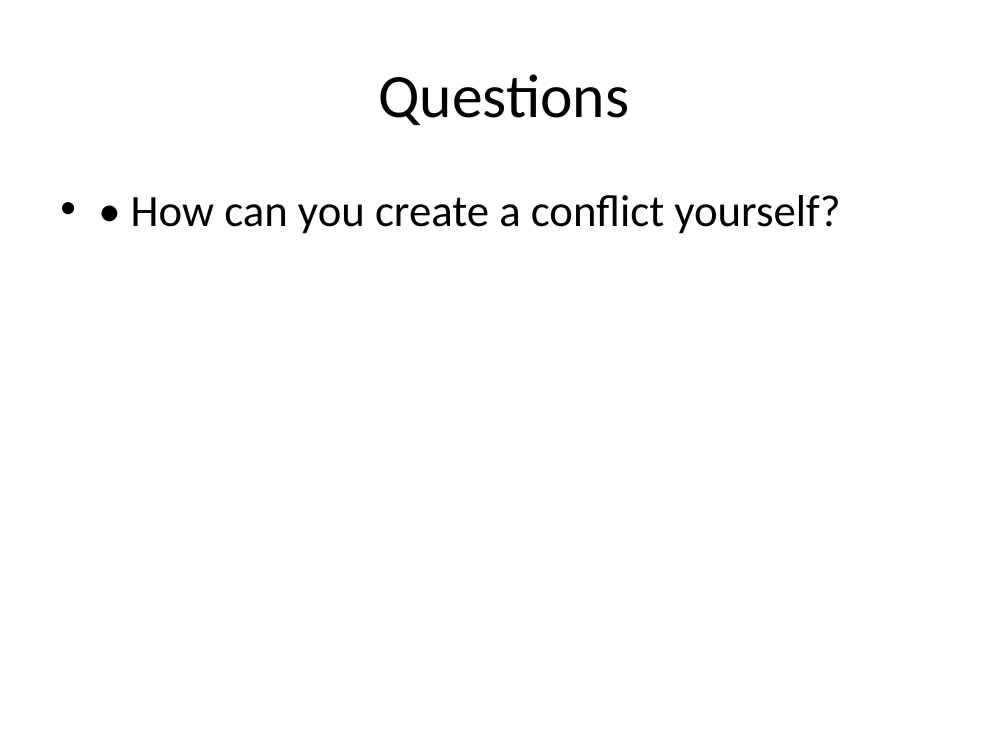
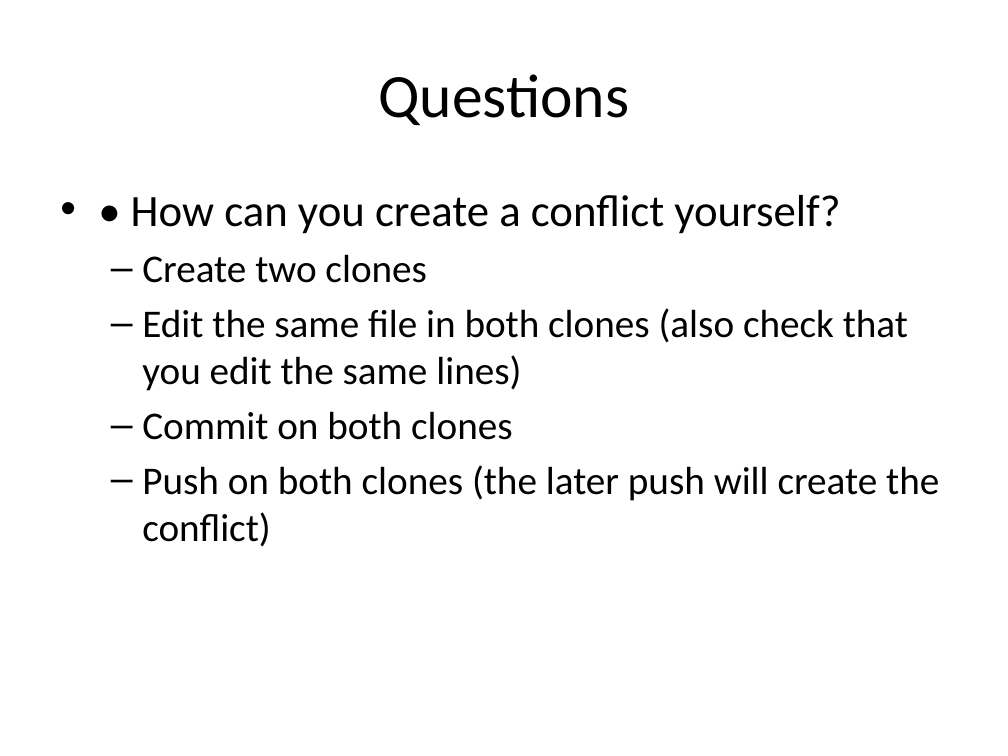
Before and after one commit to cyrillwyss/sumobot, a slide deck: slide 7 of Recap SW2.pptx. Drawn at 1008x756 pixels with LibreOffice and Linux fonts; fonts in the diff are those of the drawing. Boxes give left, top, right and bottom in pixels: in the first picture for what was removed or moved away, otherwise in the second. Text is boxed around its words. In the diff, an @@ line names an element or a change of style, - is before the commit and + after.

Commit message:
completed questions

```diff
--- a/Recap SW2.pptx
+++ b/Recap SW2.pptx
@@ text at <box>142,254,939,547</box>: paragraphs added @@
+  – Create two clones
+  – Edit the same file in both clones (also check that you edit the same lines)
+  – Commit on both clones
+  – Push on both clones (the later push will create the conflict)
```
Also in this commit, not shown: 2 other slides changed.
